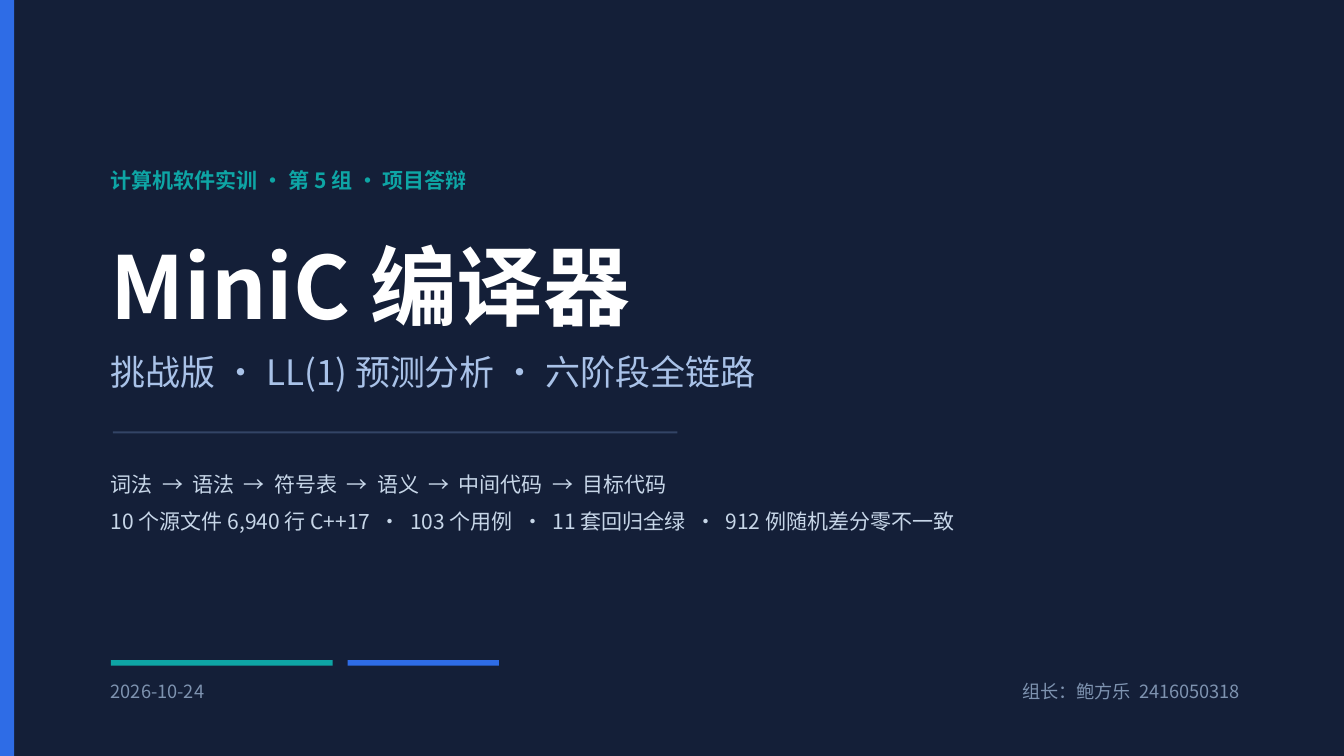
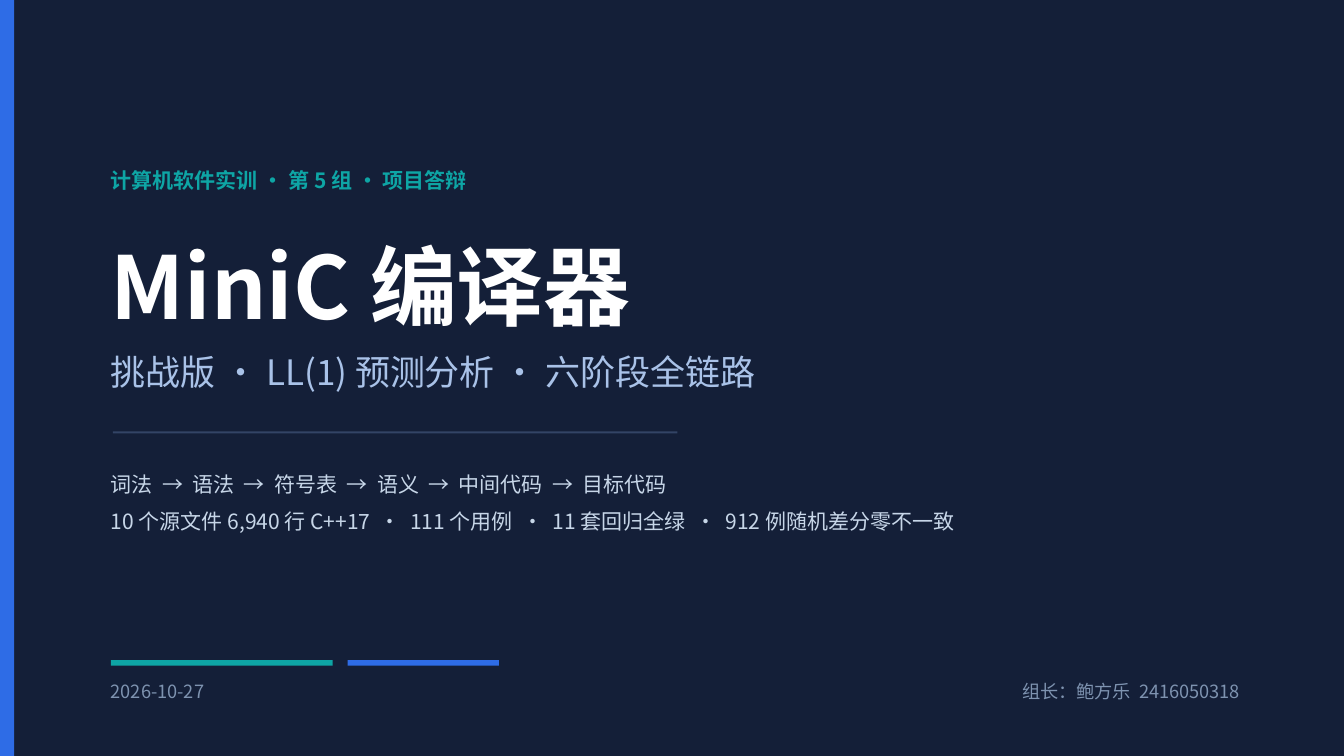
Before and after one commit to 9527-qincheng/MiniCCompiler, a slide deck: slide 1 of docs/MiniC编译器_答辩演示.pptx. Drawn at 1344x756 pixels with LibreOffice and Linux fonts; fonts in the diff are those of the drawing. Boxes give left, top, right and bottom in pixels: in the first picture for what was removed or moved away, otherwise in the second. Text is boxed around its words. In the diff, an @@ line names an element or a change of style, - is before the commit and + after.

Commit message:
docs: 同步测试用例计数与 PPT 口径（++/-- 之后）
回归用例数变化：parser 47 -> 49 例、quad 14 -> 15 例、codegen 25 -> 26 例，
tests/ 下 .mc 总数 103 -> 111；GUI 冒烟实测断言数 book-smoke 55 条、
sample-smoke 22 条（原写 54 / 7）。

同步到 README、项目总结、验收报告、plans/README、鲍方乐的计划，
并重建答辩 PPT：产生式 102 条、运算符编码 031~046、双字符表含 ++ --、
门禁描述改成「只有目标代码保持门禁」、封面色号 2026-10-27。

```diff
--- a/docs/MiniC编译器_答辩演示.pptx
+++ b/docs/MiniC编译器_答辩演示.pptx
@@ text at bbox=[111, 511, 954, 533]: text changed @@
-10 个源文件 6,940 行 C++17 · 103 个用例 · 11 套回归全绿 · 912 例随机差分零不一致
+10 个源文件 6,940 行 C++17 · 111 个用例 · 11 套回归全绿 · 912 例随机差分零不一致
@@ text at bbox=[111, 684, 204, 698]: text changed @@
-2026-10-24
+2026-10-27
```
Also in this commit, not shown: 5 other slides changed, 5 other files.
